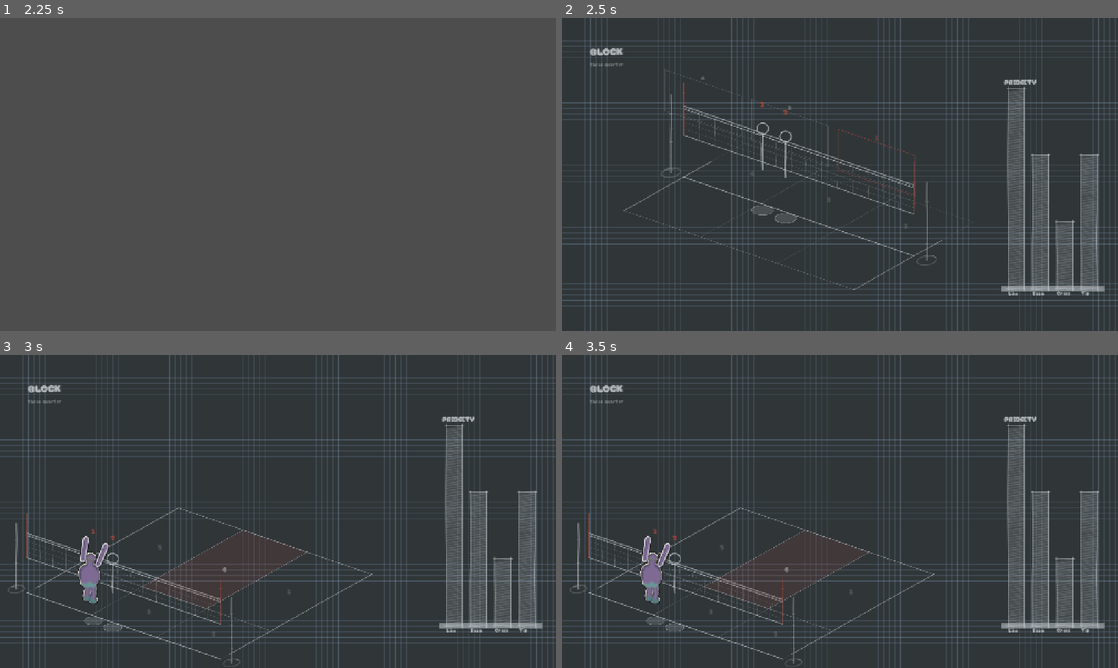
Above: before the commit, frames 1-4 (two rows, left to right).
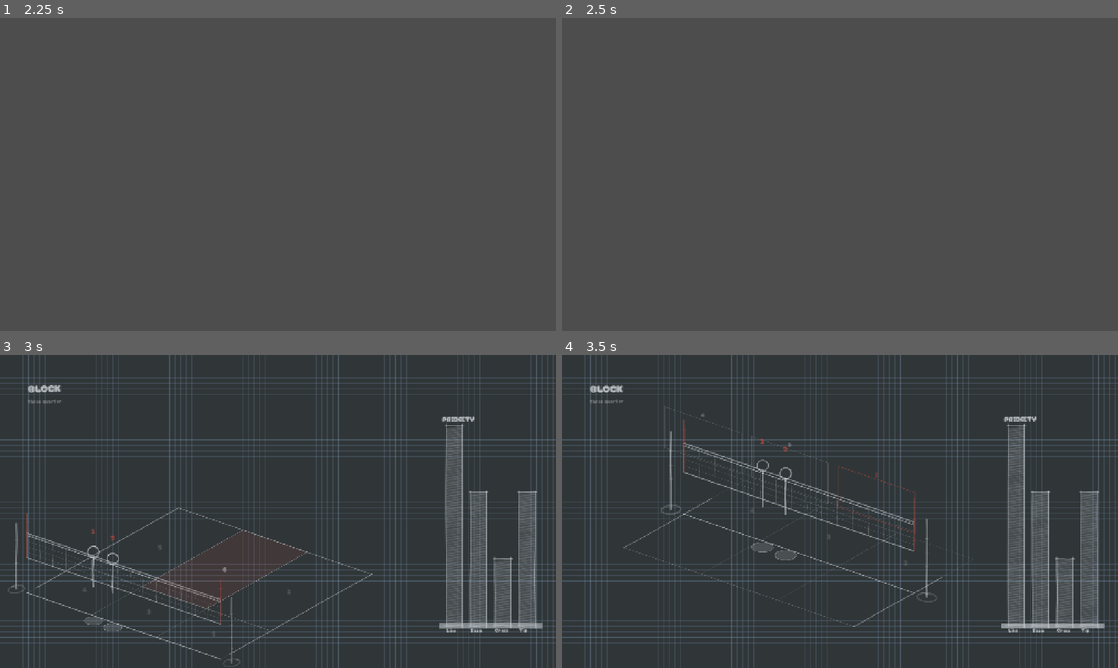
Above: after the commit, the same moments.

Repository: iracarranza/volley-world-manager
Game: Godot game, scene res://tools/preview/sheet_strip.tscn
Two runs of this game, one before a commit and one after it. Both use one fixed random seed, a clock stepped at 60 frames per second and the inputs below. This scene is started directly instead of the project's main scene.
Inputs (mouse positions are in pixels of both pictures, inside the frame that each line leads up to):
- Up to frame 1 (2.25 s): tap Enter at 0.5, 0.6, 2 s; move the mouse to (400, 158) at 0.52 s; click (400, 158) at 0.67 s; tap Space at 0.77, 1.25 s; drag from (166, 190) to (250, 237) at 1.27 s; move the mouse to (333, 105) at 2.02 s; tap Tab at 2.1 s; click (333, 105) at 2.17 s
- Up to frame 2 (2.5 s): no input
- Up to frame 3 (3 s): drag from (278, 511) to (111, 464) at 2.77 s
- Up to frame 4 (3.5 s): no input

Frame 1 is identical in both runs. In frame 2, 80% of the frame differs, in the area x 0-100%, y 0-100%; in frame 3, 0.6%; in frame 4, 4.3%.

Commit message:
The clipboard does a third of the work, one frame at a time
The lag that followed you to the title screen is not a leak. Measured, with
the probe extended to open the page, navigate away and keep watching: 89.2 ms
a frame before opening, 209.3 while open, 80.3 after -- faster afterwards
than before -- and a census of the whole tree finding 0 nodes processing and
no SubViewport left on UPDATE_ALWAYS. Nothing the clipboard builds keeps
running.

What was happening is that the bake had not finished. It drains its queue
while you navigate and blocks the main thread doing it, so the lag genuinely
follows you without anything being left behind to cause it.

So the fixes are about the work. The sheet asked for every pose up front --
seven volis by three phases by two views plus a headshot each, forty-nine
bakes, each two posed renders, two readbacks and two contour traces. The
comment defending that argued from a per-sticker figure to justify a decision
about the whole set, which is the wrong cost to reason with. It asks for the
headshots plus the current phase in the current view now: fourteen. A switch
costs seven, and the disk cache means each is paid once ever.

And the pump could start a job in the same iteration one had just finished
in, because `_bake`'s own awaits are for the renderer rather than for the
main loop. One render per frame is guaranteed now, which is the difference
between a freeze and a stutter. Cache hits still cost no frame at all.

Recorded with what this environment cannot answer: a single bake can still
run for seconds under software rasterisation, and whether that is llvmpipe or
first-use pipeline compilation for the new coat meshes is not separable here.

986 checks, the two long-standing failures unchanged.

Diff:
--- a/scenes/components/voli_sticker.gd
+++ b/scenes/components/voli_sticker.gd
@@ -181,7 +181,22 @@
 func _pump() -> void:
 	_working = true
 	while not _queue.is_empty():
-		await _bake(_queue.pop_front())
+		var rendered := await _bake(_queue.pop_front())
+		## **One render per frame, guaranteed, and the guarantee is the point.**
+		##
+		## `_bake` already awaits frames inside itself, so this looked redundant
+		## and is not: those awaits are for the *renderer* -- pose the rig, let it
+		## draw, read it back -- and nothing stopped several jobs sharing one
+		## main-loop iteration between them. Measured, single frames were carrying
+		## several bakes and running for seconds, which is a freeze rather than a
+		## stutter: the whole game stops, including whatever screen you navigated
+		## to while it was still going.
+		##
+		## Yielded only after a job that actually rendered. A cache hit costs a
+		## file read, and spending a frame on each of those would make a warm open
+		## slower than a cold one by exactly the thing meant to speed it up.
+		if rendered:
+			await get_tree().process_frame
 	_working = false
 	## **Stop rendering when there is nothing to render.**
 	##
@@ -394,14 +409,16 @@
 		DirAccess.remove_absolute("%s/%s" % [CACHE_DIR, name])
 
 
-func _bake(job: Dictionary) -> void:
+## Returns whether this job actually rendered, so the pump knows whether it owes
+## the main loop a frame.
+func _bake(job: Dictionary) -> bool:
 	## Disk first. A hit costs a file read and no frames at all, which is the
 	## point: the whole reason a sheet is expensive is that it renders.
 	var cached := _read_cache(job)
 	if cached != null:
 		_baked[str(job["key"])] = cached
 		sticker_ready.emit(str(job["key"]))
-		return
+		return false
 	_ensure_rig()
 	_viewport.render_target_update_mode = SubViewport.UPDATE_ALWAYS
 	var profile: Dictionary = job["profile"]
@@ -502,7 +519,7 @@
 	## whatever the pose, and the aspect carries the difference instead.
 	var bounds := _body_bounds(image)
 	if bounds.size.x < 4.0 or bounds.size.y < 4.0:
-		return
+		return true
 	var cropped := image.get_region(Rect2i(bounds))
 
 	## A second pass, for the arms alone.
@@ -549,6 +566,7 @@
 	_baked[str(job["key"])] = built
 	_write_cache(job, built, shaded)
 	sticker_ready.emit(str(job["key"]))
+	return true
 
 
 ## The box the body actually occupies, with a couple of pixels of air so the
--- a/scenes/components/worksheet.gd
+++ b/scenes/components/worksheet.gd
@@ -566,33 +566,61 @@
 	return "%s_%s_%s" % [who, stem, for_view.replace(" ", "_")]
 
 
-## Every pose the sheet can show, from every angle it can be looked at.
-##
-## Baked up front rather than on the view change: a bake is roughly ten
-## milliseconds, so the whole set is a blink at startup, and doing it lazily would
-## put that blink in the middle of a view toggle -- which is where it would be
-## felt. The plan view is one headshot per voli rather than one per phase, because
-## a face does not change when the page does.
+## The poses the sheet is showing *now*, and only those.
+##
+## **This used to ask for all of them, and that is the clipboard freeze.** The
+## comment here read "a bake is roughly ten milliseconds, so the whole set is a
+## blink at startup" -- which is a per-sticker figure used to justify a decision
+## about the whole set, and the whole set is seven volis by three phases by two
+## views plus a headshot each: **forty-nine bakes**, every one of them two posed
+## 3D renders, two full-image readbacks and two contour traces. Ten milliseconds
+## times forty-nine is not a blink, and the measured figure is far worse than ten.
+##
+## The old reasoning was not silly, it was just arguing about the wrong cost.
+## Baking lazily "would put that blink in the middle of a view toggle" -- true,
+## and a toggle costs **seven** stickers where opening the page cost forty-nine.
+## Paying seven when you switch beats paying forty-nine before you have looked at
+## anything, and with the disk cache you pay each of them once ever rather than
+## once per open.
+##
+## So: the headshots, which the tray needs whatever is on the sheet, and the
+## current phase in the current view. `_request_visible` is called again whenever
+## either changes, and `request` already ignores anything it has baked or queued,
+## so switching back to a phase you have seen costs nothing.
 func _request_stickers() -> void:
 	for profile: Dictionary in _squad():
 		var who := str(profile.get("key", ""))
 		if who.is_empty():
 			continue
+		## The tray draws all seven faces at once, so these are genuinely all
+		## needed up front -- and a headshot does not change with the phase or the
+		## view, so it is baked once and never again.
 		_stickers.request(
 			"%s_head" % who, RallyEventModel.EventType.SERVE, 0.0, -1.0,
 			profile, -8.0, -4.0, true
 		)
-		for for_view in VIEWS:
-			if for_view == VIEW_TOP_DOWN:
-				continue
-			var angles := _bake_angles(for_view)
-			for for_phase in PHASES:
-				var pose: Dictionary = PHASE_POSE.get(for_phase, PHASE_POSE["Block"])
-				_stickers.request(
-					_sticker_key(who, for_view, for_phase),
-					int(pose["event"]), float(pose["elevation"]),
-					float(pose.get("phase", 0.0)), profile, angles.x, angles.y
-				)
+	_request_visible()
+
+
+## Whatever the sheet is about to draw, asked for now.
+##
+## Cheap to call repeatedly: `UIVoliSticker.request` returns immediately for a key
+## it already holds or already has queued, so this is a no-op on every phase you
+## have already looked at.
+func _request_visible() -> void:
+	if _stickers == null or view == VIEW_TOP_DOWN:
+		return
+	var angles := _bake_angles(view)
+	var pose: Dictionary = PHASE_POSE.get(phase, PHASE_POSE["Block"])
+	for profile: Dictionary in _squad():
+		var who := str(profile.get("key", ""))
+		if who.is_empty():
+			continue
+		_stickers.request(
+			_sticker_key(who, view, phase),
+			int(pose["event"]), float(pose["elevation"]),
+			float(pose.get("phase", 0.0)), profile, angles.x, angles.y
+		)
 
 
 ## Who the sheet has bodies for.
@@ -736,6 +764,10 @@
 		return
 	_ghost_phase = phase
 	phase = value
+	## Before the wipe rather than after it: the sheet is about to be squeegeed
+	## and redrawn, and the bake wants to be running during the half second the
+	## wipe is across rather than starting when it lands.
+	_request_visible()
 	phase_changed.emit(phase)
 	_start_wipe()
 
@@ -758,6 +790,9 @@
 		return
 	_ghost_phase = phase
 	view = value
+	## Same as the phase: a view change is a different camera angle, so every
+	## body on the sheet needs re-baking from where the reader now stands.
+	_request_visible()
 	view_changed.emit(view)
 	_start_wipe()
 
--- a/tools/preview/startup_probe.gd
+++ b/tools/preview/startup_probe.gd
@@ -24,7 +24,7 @@
 ## is four frames' worth: long enough not to print noise, short enough that a
 ## stall cannot hide inside it.
 const SLOW_FRAME_MS: float = 64.0
-const WATCH_SECONDS: float = 30.0
+const WATCH_SECONDS: float = 75.0
 
 var _started: int = 0
 var _last: int = 0
@@ -109,12 +109,103 @@
 		_total_stall_ms += frame_ms
 		_last_slow_at = at
 		print("%8.1f ms  frame %-4d took %.0f ms" % [at, _frames, frame_ms])
-	if _clipboard and not _clipboard_open and _elapsed() > 3000.0:
-		_open_the_clipboard()
+	if _clipboard:
+		_drive_the_clipboard(frame_ms)
 	if _elapsed() > WATCH_SECONDS * 1000.0:
 		_report()
 		return true
 	return false
+
+
+## Open the clipboard, leave it, and keep watching.
+##
+## The reported symptom is not the opening -- that stall was found and moved off
+## the boot path. It is that the game **stays** slow after you navigate away,
+## which is a different bug: something the page leaves behind is still costing
+## frames on a screen that is no longer visible. So the trace is in three phases
+## and the one that matters is the third.
+##
+## Frame times are averaged per phase rather than reported per frame, because a
+## background cost is a small tax on every frame and not a stall on one -- which
+## is exactly why the slow-frame threshold that found the first bug is blind to
+## this one. Two instruments for two shapes of the same complaint.
+## Late enough that the bake is over before either boundary. The first attempt
+## closed at 16 s and caught a single 11.8 s frame of bake inside the "after"
+## column -- thirteen frames, twelve of which were one bake. A background tax
+## cannot be read off a window that a stall is sitting in.
+const CLIPBOARD_OPEN_AT: float = 4000.0
+const CLIPBOARD_CLOSE_AT: float = 40000.0
+
+var _phase_frames := {"before": 0, "open": 0, "after": 0}
+var _phase_ms := {"before": 0.0, "open": 0.0, "after": 0.0}
+var _clipboard_screen: Control = null
+
+
+func _phase_now() -> String:
+	if _elapsed() < CLIPBOARD_OPEN_AT:
+		return "before"
+	return "open" if _elapsed() < CLIPBOARD_CLOSE_AT else "after"
+
+
+func _drive_the_clipboard(frame_ms: float) -> void:
+	var phase := _phase_now()
+	_phase_frames[phase] = int(_phase_frames[phase]) + 1
+	_phase_ms[phase] = float(_phase_ms[phase]) + frame_ms
+	if phase != "before" and not _clipboard_open:
+		_open_the_clipboard()
+	## Hidden rather than freed, because hiding is what the game does. Navigating
+	## away from a screen leaves it in the tree -- that is the whole design -- so
+	## freeing it here would measure a thing the game never does.
+	if phase == "after" and _clipboard_screen != null \
+			and _clipboard_screen.visible:
+		_clipboard_screen.visible = false
+		print("%8.1f ms  clipboard navigated away from" % _elapsed())
+		_census("after close")
+
+
+## Who is still running, by script.
+##
+## The direct question, asked directly. A background cost on a hidden screen is
+## something still being *processed* or still being *drawn*, and both are
+## countable -- so rather than reason about which node it might be, count them
+## and print the classes. A leak that survives navigation shows up as a count
+## that does not drop when the screen goes.
+func _census(when: String) -> void:
+	var processing := {}
+	var total := 0
+	for child in root.get_children():
+		total += _count_processing(child, processing)
+	var names := processing.keys()
+	names.sort()
+	print("--- %s: %d nodes processing ---" % [when, total])
+	for name in names:
+		print("    %-34s %d" % [name, processing[name]])
+	## Absolute, not the change feed. `_survey_viewports` prints only what moved,
+	## which is right for a running trace and useless at a checkpoint -- a viewport
+	## still on UPDATE_ALWAYS after the screen closed has not *changed*, and it is
+	## exactly what this census exists to catch.
+	var found := {}
+	for child in root.get_children():
+		_walk_viewports(child, found)
+	var paths := found.keys()
+	paths.sort()
+	for path: String in paths:
+		print("    viewport %-64s %s" % [str(path).get_file(), found[path]])
+
+
+func _count_processing(node: Node, into: Dictionary) -> int:
+	var found := 0
+	if node.is_processing() or node.is_physics_processing():
+		var script_path := "(none)"
+		var attached: Variant = node.get_script()
+		if attached != null:
+			script_path = str((attached as Script).resource_path).get_file()
+		var label := "%s / %s" % [node.get_class(), script_path]
+		into[label] = int(into.get(label, 0)) + 1
+		found += 1
+	for child in node.get_children():
+		found += _count_processing(child, into)
+	return found
 
 
 ## Open the clipboard on a settled game and time its figures.
@@ -136,12 +227,22 @@
 	var screen: Control = clipboard_script.new()
 	screen.set_anchors_and_offsets_preset(Control.PRESET_FULL_RECT)
 	root.get_child(root.get_child_count() - 1).add_child(screen)
+	_clipboard_screen = screen
 	print("%8.1f ms  clipboard built in %.0f ms" % [
 		_elapsed(), float(Time.get_ticks_usec() - began) / 1000.0,
 	])
 
 
 func _report() -> void:
+	if _clipboard:
+		_census("at the end")
+		print("--- frame cost by phase ---")
+		for phase in ["before", "open", "after"]:
+			var count := int(_phase_frames[phase])
+			print("    %-6s %4d frames, %6.1f ms each" % [
+				phase, count,
+				float(_phase_ms[phase]) / maxf(float(count), 1.0),
+			])
 	print("--- %d frames in %.1f s ---" % [_frames, _elapsed() / 1000.0])
 	print("slow frames: %d, worst %.0f ms, %.0f ms of stall in total" % [
 		_slow.size(), _worst, _total_stall_ms,
Not shown, changed: docs/BACKLOG.md
